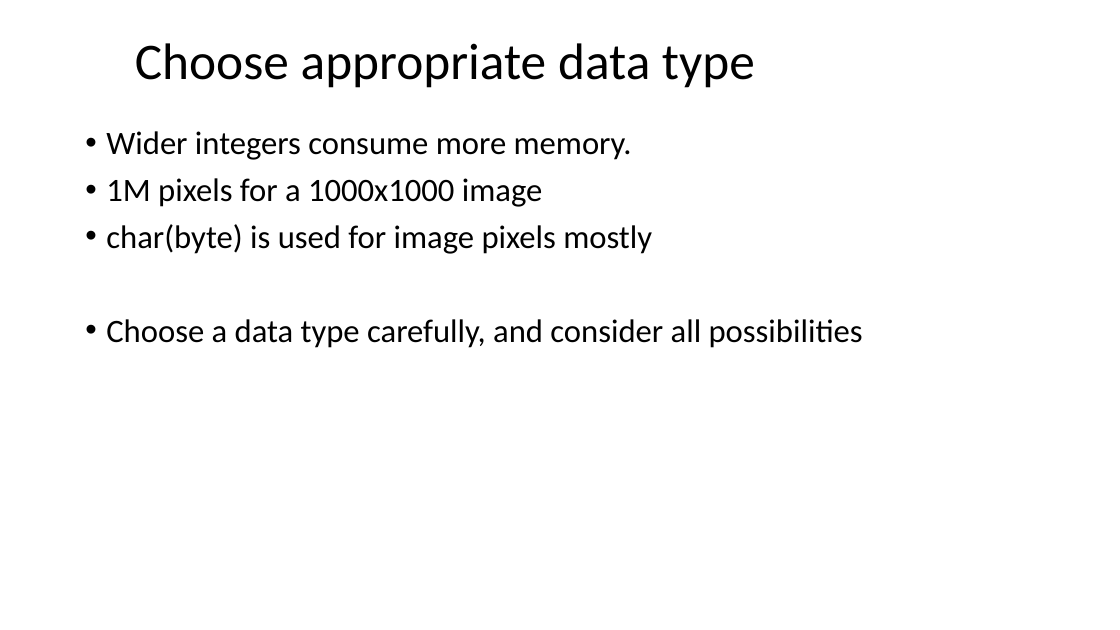
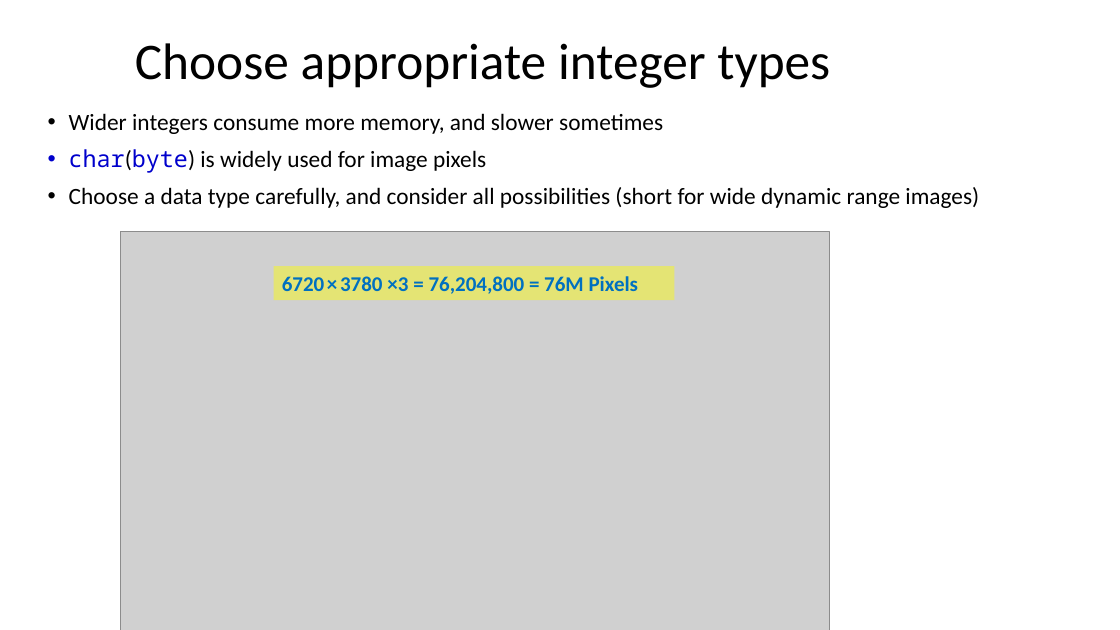
Before and after one commit to dayekuaipao/CPPLearning, a slide deck: slide 17 of week02/Lecture02.pptx (slide 16 before the commit). Drawn at 1120x630 pixels with LibreOffice and Linux fonts; fonts in the diff are those of the drawing; grey boxes stand for pictures; background and template pictures are left out. Boxes give left, top, right and bottom in pixels: in the first picture for what was removed or moved away, otherwise in the second. Text is boxed around its words. In the diff, an @@ line names an element or a change of style, - is before the commit and + after.

```diff
--- a/week02/Lecture02.pptx
+++ b/week02/Lecture02.pptx
@@ title at [135,43,830,88]: text changed @@
-Choose appropriate data type
+Choose appropriate integer types
@@ text at [69,113,979,208]: text changed; size 28 to 20 pt @@
-• Wider integers consume more memory.
-• 1M pixels for a 1000x1000 image
-• char(byte) is used for image pixels mostly
-• Choose a data type carefully, and consider all possibilities
+• Wider integers consume more memory, and slower sometimes
+• char(byte) is widely used for image pixels
+• Choose a data type carefully, and consider all possibilities (short for wide dynamic range images)
@@ picture added at [121,232,829,630] @@
@@ rectangle added at [274,266,675,300], fill #FFFF00 at 44% opacity, 18 pt, text #0070C0, bold @@
+6720 × 3780 ×3 = 76,204,800 = 76M Pixels
```
Also in this commit, not shown: 14 other slides changed, 2 slides added, 2 other files.
